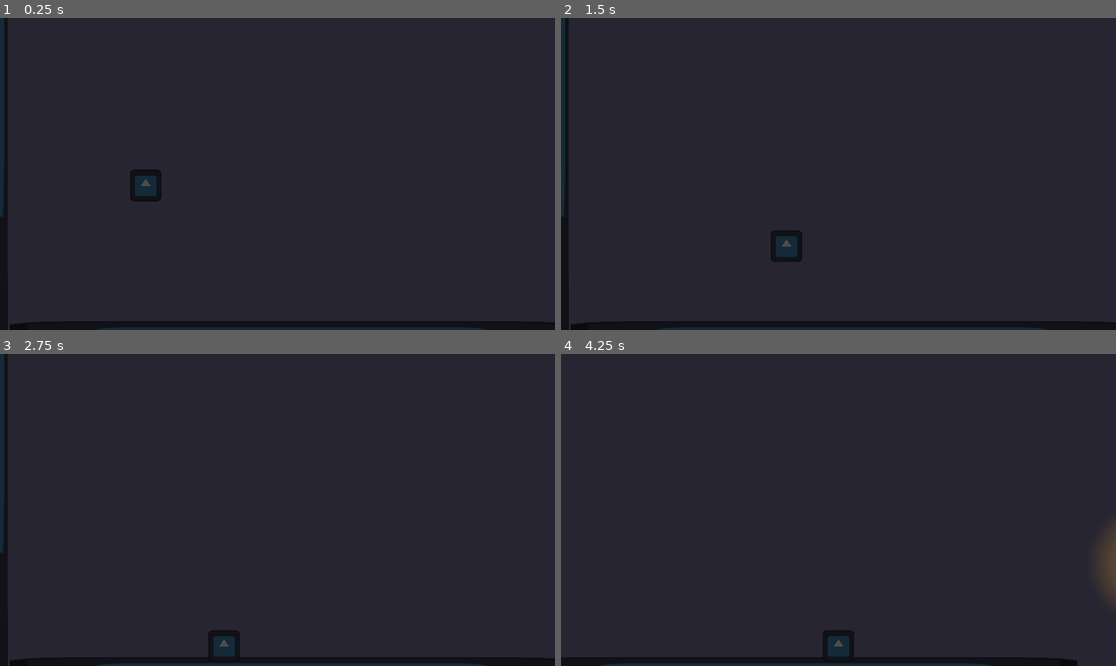
Above: before the commit, frames 1-4 (two rows, left to right).
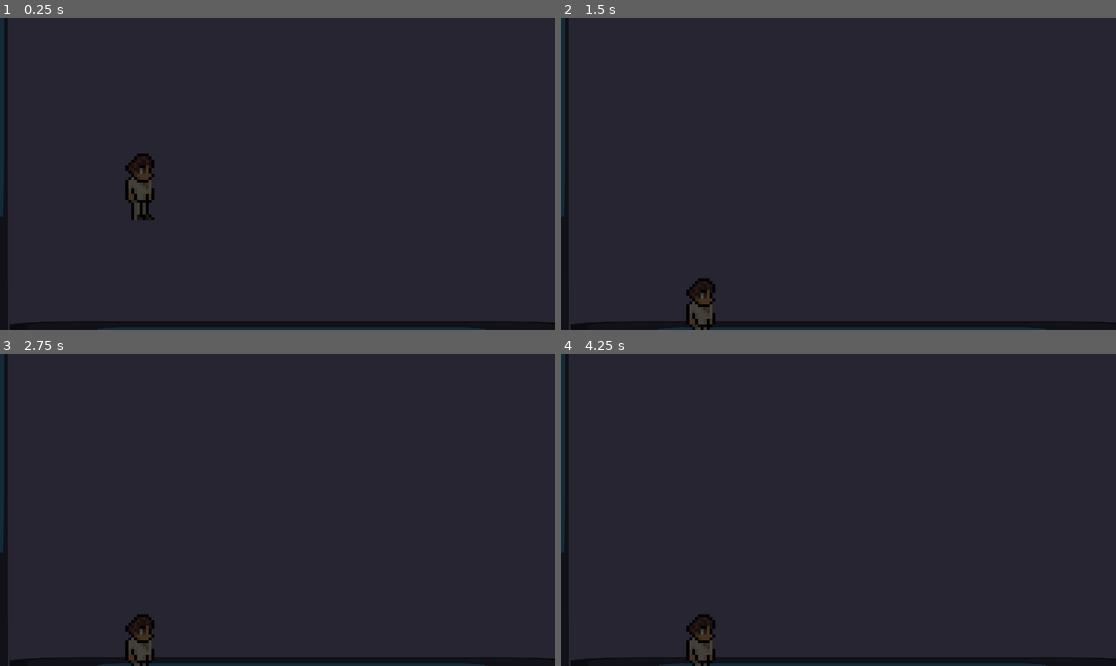
Above: after the commit, the same moments.

Repository: jingxin-anze/light-jump
Game: Godot game, scene res://Test/LevelTest/test_level.tscn
Same seed, same stepped clock (60 frames per second), same inputs: the game is played once before the commit and once after it. This scene is started directly instead of the project's main scene. The engine's default icon, where the game draws it, is replaced by a stand-in: a white triangle on a blue panel in a dark square. Sound files missing from this copy of the repository are replaced by a short silence.
Inputs (mouse positions are in pixels of both pictures, inside the frame that each line leads up to):
- Up to frame 1 (0.25 s): no input
- Up to frame 2 (1.5 s): move the mouse to (960, 158) at 0.52 s; hold D (move_right) from 0.53 s (still down); tap K (jump) at 0.77 s; move the mouse to (727, 189) at 1.27 s
- Up to frame 3 (2.75 s): tap K (jump) at 1.52 s; move the mouse to (333, 441) at 2.02 s; release D (move_right) at 2.03 s; hold A (move_left) from 2.03 s (still down)
- Up to frame 4 (4.25 s): move the mouse to (810, 572) at 2.77 s; release A (move_left) at 2.78 s; hold D (move_right) from 2.78 s (still down); tap K (jump) at 3.02, 3.77 s; move the mouse to (1005, 556) at 3.52 s

The runs differ from the first frame. In frame 1, 0.8% of the frame differs, in the area x 22-30%, y 43-65%; in frame 2, 0.9%; in frame 3, 0.8%; in frame 4, 2.6%, in the area x 0-100%, y 0-100%.
Error after the commit: Invalid assignment of property or key 'flip_h' with value of type 'bool' on a base object of type 'null instance'. (res://Scenes/Player/player.gd:30)

Commit message:
lgx
上传动画精灵图，添加idle动画

Diff:
--- a/Scenes/Player/player.tscn
+++ b/Scenes/Player/player.tscn
@@ -1,12 +1,56 @@
-[gd_scene load_steps=9 format=3 uid="uid://clsxih71pb6nd"]
+[gd_scene load_steps=15 format=3 uid="uid://clsxih71pb6nd"]
 
 [ext_resource type="Script" path="res://Scenes/Player/player.gd" id="1_1knux"]
 [ext_resource type="Script" path="res://Scenes/Player/state_macine.gd" id="1_m666x"]
-[ext_resource type="Texture2D" uid="uid://csax1m1vxt8q5" path="res://icon.svg" id="2_h1owf"]
+[ext_resource type="Texture2D" uid="uid://lvao0queys5h" path="res://Asset/Anim/player2-Sheet.png" id="2_asxgp"]
 [ext_resource type="Script" path="res://Scenes/Player/idle.gd" id="4_pcndm"]
 [ext_resource type="Script" path="res://Scenes/Player/run.gd" id="5_4r43s"]
 [ext_resource type="Script" path="res://Scenes/Player/jump.gd" id="6_j873j"]
 [ext_resource type="Script" path="res://Scenes/Player/fall.gd" id="7_xx753"]
+
+[sub_resource type="AtlasTexture" id="AtlasTexture_usrbb"]
+atlas = ExtResource("2_asxgp")
+region = Rect2(0, 0, 24, 24)
+
+[sub_resource type="AtlasTexture" id="AtlasTexture_wdifm"]
+atlas = ExtResource("2_asxgp")
+region = Rect2(24, 0, 24, 24)
+
+[sub_resource type="SpriteFrames" id="SpriteFrames_65fxx"]
+animations = [{
+"frames": [{
+"duration": 1.0,
+"texture": SubResource("AtlasTexture_usrbb")
+}, {
+"duration": 1.0,
+"texture": SubResource("AtlasTexture_wdifm")
+}],
+"loop": true,
+"name": &"Idle",
+"speed": 5.0
+}]
+
+[sub_resource type="AtlasTexture" id="AtlasTexture_ebv3f"]
+atlas = ExtResource("2_asxgp")
+region = Rect2(0, 24, 24, 24)
+
+[sub_resource type="AtlasTexture" id="AtlasTexture_nk4ov"]
+atlas = ExtResource("2_asxgp")
+region = Rect2(24, 24, 24, 24)
+
+[sub_resource type="SpriteFrames" id="SpriteFrames_4acv6"]
+animations = [{
+"frames": [{
+"duration": 1.0,
+"texture": SubResource("AtlasTexture_ebv3f")
+}, {
+"duration": 1.0,
+"texture": SubResource("AtlasTexture_nk4ov")
+}],
+"loop": true,
+"name": &"default",
+"speed": 5.0
+}]
 
 [sub_resource type="RectangleShape2D" id="RectangleShape2D_uxmw3"]
 size = Vector2(54, 54)
@@ -16,9 +60,17 @@
 SPEED = 150.0
 jump_height = 100.0
 
-[node name="Sprite2D" type="Sprite2D" parent="."]
-scale = Vector2(0.422727, 0.422727)
-texture = ExtResource("2_h1owf")
+[node name="Body" type="AnimatedSprite2D" parent="."]
+scale = Vector2(5, 5)
+sprite_frames = SubResource("SpriteFrames_65fxx")
+animation = &"Idle"
+autoplay = "Idle"
+frame_progress = 0.848135
+
+[node name="Hand" type="AnimatedSprite2D" parent="Body"]
+sprite_frames = SubResource("SpriteFrames_4acv6")
+autoplay = "default"
+frame_progress = 0.990725
 
 [node name="CollisionShape2D" type="CollisionShape2D" parent="."]
 shape = SubResource("RectangleShape2D_uxmw3")
Binary file added: Asset/Anim/player2-Sheet.png
Not shown, added: Asset/Anim/player2-Sheet.png.import
